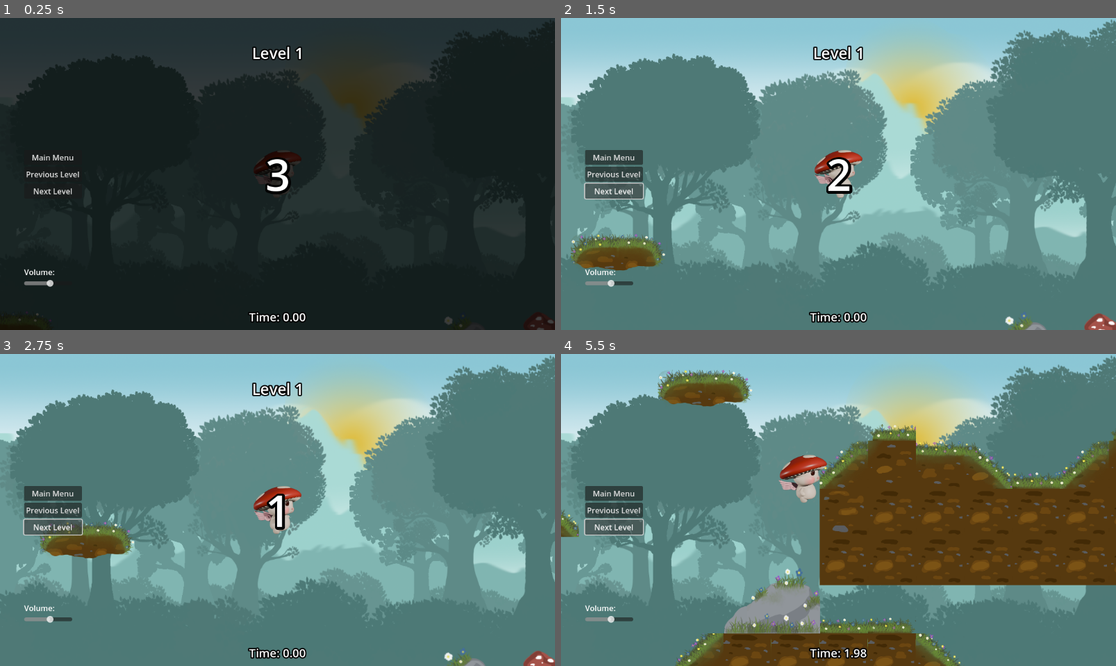
Above: before the commit, frames 1-4 (two rows, left to right).
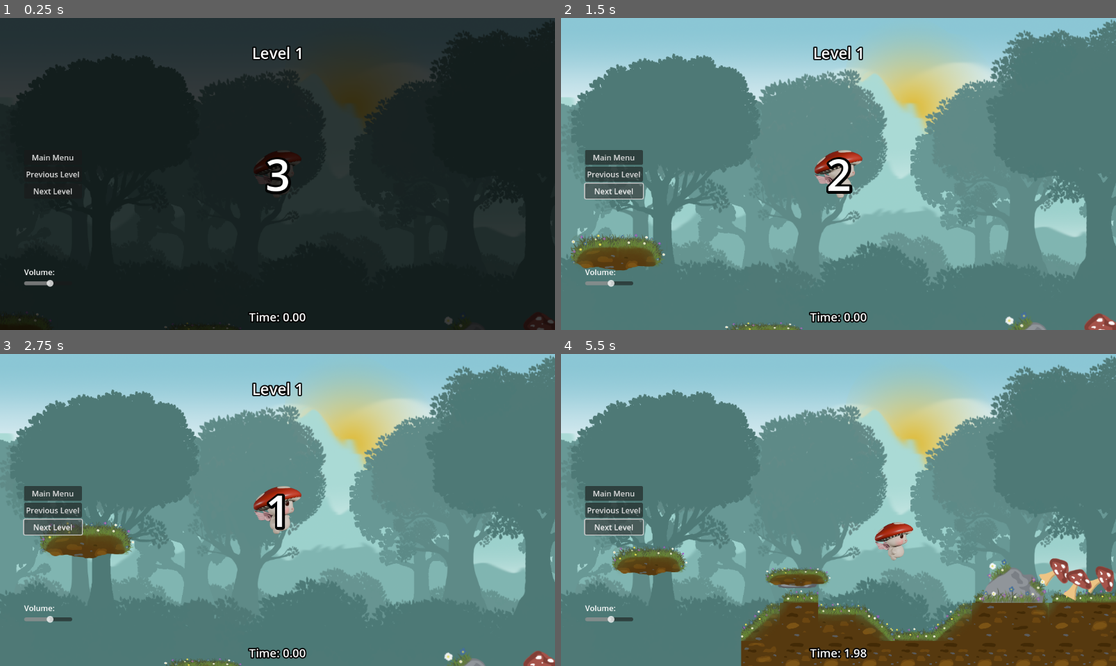
Above: after the commit, the same moments.

Repository: dustngroh/CapstoneProject
Game: Godot game, scene res://scenes/levels/main_levels/level_dustin.tscn
Two runs of this game, one before a commit and one after it. Both use one fixed random seed, a clock stepped at 60 frames per second and the inputs below. This scene is started directly instead of the project's main scene.
Inputs:
- Up to frame 1 (0.25 s): no input
- Up to frame 2 (1.5 s): click "Next Level" at 0.5 s; click "Next Level" at 1.25 s
- Up to frame 3 (2.75 s): hold Right (walk_right) from 2.03 s (still down); tap Space (jump) at 2.27 s
- Up to frame 4 (5.5 s): tap Space (jump) at 3.02, 4.52, 5.27 s; release Right (walk_right) at 3.53 s; hold Left (walk_left) 3.53-4.28 s; hold Right (walk_right) from 4.28 s (still down)

The runs differ from the first frame. In frame 1, less than 0.1% of the frame differs, in the area x 29-42%, y 97-100%; in frame 2, 0.2%; in frame 3, 0.2%; in frame 4, 39%, in the area x 0-100%, y 5-100%.

Commit message:
Add zoom out to spring, adjust backgrounds.

Diff:
--- a/run-game/scenes/common/win_zone.tscn
+++ b/run-game/scenes/common/win_zone.tscn
@@ -1,7 +1,6 @@
-[gd_scene load_steps=6 format=3 uid="uid://c7dcnp2hndaih"]
+[gd_scene load_steps=5 format=3 uid="uid://c7dcnp2hndaih"]
 
 [ext_resource type="Script" path="res://scenes/common/win_zone.gd" id="1_0al2t"]
-[ext_resource type="Texture2D" uid="uid://c8j24cl2brs3l" path="res://assets/2d_lights_and_shadows_neutral_point_light.webp" id="2_agaxc"]
 [ext_resource type="AudioStream" uid="uid://ra844fxnxhaw" path="res://assets/audio/sounds/powerUp.wav" id="3_gkwv2"]
 [ext_resource type="TileSet" uid="uid://bdaudv74wslo5" path="res://assets/level/test_tiles.tres" id="4_4v4b1"]
 
@@ -15,12 +14,6 @@
 position = Vector2(102.5, 70.5)
 shape = SubResource("RectangleShape2D_hto0b")
 
-[node name="PointLight2D" type="PointLight2D" parent="."]
-position = Vector2(104, 70)
-color = Color(0.709804, 0.690196, 1, 1)
-energy = 0.5
-texture = ExtResource("2_agaxc")
-
 [node name="AudioStreamPlayer" type="AudioStreamPlayer" parent="."]
 stream = ExtResource("3_gkwv2")
 
--- a/run-game/scenes/entities/characters/player/character_body_2d.gd
+++ b/run-game/scenes/entities/characters/player/character_body_2d.gd
@@ -27,6 +27,7 @@
 # Camera
 @export var zoom_in_factor = 1.5
 @export var zoom_in_duration = 3.0
+var zooming = false
 var active_tween: Tween = null
 
 # Recording
@@ -184,6 +185,40 @@
 	active_tween = create_tween()
 	active_tween.tween_property($Camera2D, "zoom", Vector2(1, 1), 0.5)
 
+# Function to zoom out the camera when bouncing on spring
+func zoom_out_effect():
+	if not zooming:
+		zooming = true
+		if active_tween:
+			active_tween.kill()
+		# Zoom out the camera smoothly
+		active_tween = create_tween()
+		active_tween.tween_property($Camera2D, "zoom", Vector2(0.7, 0.7), 0.8)
+		#$Camera2D.zoom = Vector2(0.5, 0.5)
+		#await get_tree().create_timer(1.5).timeout
+		#$Camera2D.zoom = Vector2(1, 1)
+		#var parallax = get_parent().get_node("Parallax2D")
+		#if parallax:
+			#var viewport_size = get_viewport().size
+			#active_tween.tween_property(parallax, "screen_offset", Vector2(-0.5 * viewport_size.x, -0.5 * viewport_size.y), 0.5)
+			#active_tween.tween_property(parallax, "scale", Vector2(2, 2), 0.5)
+			#active_tween.tween_property(parallax, "", Vector2(2, 2), 0.5)
+
+		# Then zoom back in
+		await(active_tween.finished)
+		zoom_in_effect()
+
+# Function to zoom back in when bouncing on spring
+func zoom_in_effect():
+	if active_tween:
+		active_tween.kill()
+	# Zoom back in slowly
+	active_tween = create_tween()
+	active_tween.tween_property($Camera2D, "zoom", Vector2(1, 1), 2.0)
+
+	zooming = false
+
+
 # Function to record one final location and stop recording
 func end_recording():
 	if recording:
--- a/run-game/scenes/entities/structures/spring.gd
+++ b/run-game/scenes/entities/structures/spring.gd
@@ -12,4 +12,5 @@
 	if body.is_in_group("player"):  # Make sure it's the player
 		var player = body as CharacterBody2D
 		player.velocity.y = bounce_force
+		player.zoom_out_effect()
 		spring_sprite.play()
--- a/run-game/scenes/levels/BaseLevel.tscn
+++ b/run-game/scenes/levels/BaseLevel.tscn
@@ -1,11 +1,9 @@
-[gd_scene load_steps=12 format=3 uid="uid://ds5twxhi7yq7j"]
+[gd_scene load_steps=10 format=3 uid="uid://ds5twxhi7yq7j"]
 
 [ext_resource type="Script" path="res://scenes/levels/base_level.gd" id="1_3y0r6"]
 [ext_resource type="PackedScene" uid="uid://bh68ke5pd617u" path="res://scenes/entities/characters/player/character_body_2d.tscn" id="2_qdxsp"]
 [ext_resource type="PackedScene" uid="uid://c7dcnp2hndaih" path="res://scenes/common/win_zone.tscn" id="2_yau4l"]
 [ext_resource type="PackedScene" uid="uid://coopu6svniep4" path="res://scenes/common/touch_controls.tscn" id="4_iqqkr"]
-[ext_resource type="Texture2D" uid="uid://ob535jmd8i2a" path="res://assets/level/backgrounds/level bkgd trees night.png" id="6_ybrnv"]
-[ext_resource type="Texture2D" uid="uid://hximtx50slo3" path="res://assets/level/backgrounds/level bkgd grass night.png" id="7_ja628"]
 [ext_resource type="PackedScene" uid="uid://dg7278bc2g4bx" path="res://scenes/common/admin_controls.tscn" id="8_nyb32"]
 [ext_resource type="TileSet" uid="uid://kgj2kuo4olk6" path="res://assets/level/forest_tile_set.tres" id="9_k7avm"]
 [ext_resource type="Texture2D" uid="uid://c1cin2yom3816" path="res://assets/level/backgrounds/level1.png" id="10_2cqki"]
@@ -20,12 +18,26 @@
 touch_controls_scene = ExtResource("4_iqqkr")
 
 [node name="Parallax2D" type="Parallax2D" parent="."]
+visible = false
 scroll_scale = Vector2(0, 0)
 
 [node name="Sprite2D" type="Sprite2D" parent="Parallax2D"]
 scale = Vector2(1.3, 1.3)
 texture = ExtResource("10_2cqki")
 centered = false
+
+[node name="LevelBackground" type="ParallaxBackground" parent="."]
+scroll_ignore_camera_zoom = true
+
+[node name="ParallaxLayer" type="ParallaxLayer" parent="LevelBackground"]
+motion_scale = Vector2(0, 0)
+
+[node name="Sprite2D" type="Sprite2D" parent="LevelBackground/ParallaxLayer"]
+texture = ExtResource("10_2cqki")
+centered = false
+
+[node name="DynamicBackground" parent="LevelBackground" instance=ExtResource("10_2tsbk")]
+top_level = true
 
 [node name="Timer" type="Timer" parent="."]
 
@@ -38,34 +50,6 @@
 [node name="CollisionShape2D" type="CollisionShape2D" parent="BottomWorldBorder"]
 shape = SubResource("WorldBoundaryShape2D_16w4h")
 
-[node name="ParallaxBackground" type="ParallaxBackground" parent="."]
-visible = false
-follow_viewport_enabled = true
-
-[node name="Background" type="ParallaxLayer" parent="ParallaxBackground"]
-
-[node name="Sprite2D" type="Sprite2D" parent="ParallaxBackground/Background"]
-texture = ExtResource("10_2cqki")
-centered = false
-
-[node name="Trees" type="ParallaxLayer" parent="ParallaxBackground"]
-visible = false
-motion_scale = Vector2(0.2, 0.2)
-
-[node name="Sprite2D" type="Sprite2D" parent="ParallaxBackground/Trees"]
-scale = Vector2(0.994, 0.994)
-texture = ExtResource("6_ybrnv")
-centered = false
-
-[node name="Grass" type="ParallaxLayer" parent="ParallaxBackground"]
-visible = false
-motion_scale = Vector2(0.5, 0)
-
-[node name="Sprite2D" type="Sprite2D" parent="ParallaxBackground/Grass"]
-scale = Vector2(1.575, 1.575)
-texture = ExtResource("7_ja628")
-centered = false
-
 [node name="WinZone" parent="." instance=ExtResource("2_yau4l")]
 
 [node name="BaseTileMap" type="TileMapLayer" parent="."]
@@ -73,6 +57,7 @@
 tile_set = ExtResource("9_k7avm")
 
 [node name="DynamicBackground" parent="." instance=ExtResource("10_2tsbk")]
+top_level = true
 
 [connection signal="body_entered" from="BottomWorldBorder" to="." method="_on_bottom_world_border_body_entered"]
 [connection signal="win" from="WinZone" to="." method="_on_win_zone_win"]
--- a/run-game/scenes/levels/base_level.gd
+++ b/run-game/scenes/levels/base_level.gd
@@ -93,8 +93,10 @@
 
 
 func resize_background():
+	#var background_sprite = $Parallax2D/Sprite2D
+	var background_sprite = $LevelBackground/ParallaxLayer/Sprite2D
 	var screen_size = get_viewport().get_visible_rect().size
-	var texture_size = $Parallax2D/Sprite2D.texture.get_size()
+	var texture_size = background_sprite.texture.get_size()
 
 	# First: scale by Y to maintain aspect ratio
 	var scale_y = screen_size.y / texture_size.y
@@ -104,9 +106,9 @@
 	if scaled_width < screen_size.x:
 		# Scale by X instead
 		var scale_x = screen_size.x / texture_size.x
-		$Parallax2D/Sprite2D.scale = Vector2(scale_x, scale_x)
+		background_sprite.scale = Vector2(scale_x, scale_x)
 	else:
-		$Parallax2D/Sprite2D.scale = Vector2(scale_y, scale_y)
+		background_sprite.scale = Vector2(scale_y, scale_y)
 
 
 func update_timer_display():
--- a/run-game/scenes/levels/main_levels/level_1.tscn
+++ b/run-game/scenes/levels/main_levels/level_1.tscn
@@ -1,22 +1,17 @@
-[gd_scene load_steps=7 format=4 uid="uid://jco3g4ho4nea"]
+[gd_scene load_steps=5 format=4 uid="uid://jco3g4ho4nea"]
 
 [ext_resource type="PackedScene" uid="uid://ds5twxhi7yq7j" path="res://scenes/levels/BaseLevel.tscn" id="1_x5cf2"]
 [ext_resource type="TileSet" uid="uid://bdaudv74wslo5" path="res://assets/level/test_tiles.tres" id="2_h5ykl"]
-[ext_resource type="Texture2D" uid="uid://cg73lifu0b6gc" path="res://assets/level/backgrounds/level bkgd trees demo.png" id="3_x5tvq"]
 [ext_resource type="PackedScene" uid="uid://crlmo14rtbpw2" path="res://scenes/entities/items/speed_boost_item.tscn" id="3_x7g4m"]
-[ext_resource type="Texture2D" uid="uid://cx18ump3aw16" path="res://assets/level/backgrounds/level bkgd grass demo.png" id="4_nc4o4"]
 [ext_resource type="PackedScene" uid="uid://vih42f7l4t7b" path="res://scenes/entities/structures/spring.tscn" id="7_u76kl"]
 
 [node name="Level1" instance=ExtResource("1_x5cf2")]
 
-[node name="SpawnPoint" parent="." index="2"]
+[node name="DynamicBackground" parent="LevelBackground" index="1"]
+start_color = Color(1, 0.701961, 0.4, 1)
+
+[node name="SpawnPoint" parent="." index="3"]
 position = Vector2(254.657, 782.622)
-
-[node name="Sprite2D" parent="ParallaxBackground/Trees" index="0"]
-texture = ExtResource("3_x5tvq")
-
-[node name="Sprite2D" parent="ParallaxBackground/Grass" index="0"]
-texture = ExtResource("4_nc4o4")
 
 [node name="OldMap" type="TileMapLayer" parent="." index="5"]
 tile_map_data = PackedByteArray("AAAJABwAAAAAAAkAAgAJABsAAAAAAAkAAgAJABoAAAAAAAkAAgAJABkAAAAAAAkAAgAJABgAAAAAAAkAAgAJAB …(58000 unchanged characters)…
--- a/run-game/scenes/levels/main_levels/level_2.tscn
+++ b/run-game/scenes/levels/main_levels/level_2.tscn
@@ -11,7 +11,13 @@
 [node name="Sprite2D" parent="Parallax2D" index="0"]
 texture = ExtResource("2_m8ppy")
 
-[node name="SpawnPoint" parent="." index="2"]
+[node name="Sprite2D" parent="LevelBackground/ParallaxLayer" index="0"]
+texture = ExtResource("2_m8ppy")
+
+[node name="DynamicBackground" parent="LevelBackground" index="1"]
+end_color = Color(1, 0.501961, 0.301961, 1)
+
+[node name="SpawnPoint" parent="." index="3"]
 position = Vector2(367.569, 614.941)
 
 [node name="OldMap" type="TileMapLayer" parent="." index="5"]
--- a/run-game/scenes/levels/main_levels/level_3.tscn
+++ b/run-game/scenes/levels/main_levels/level_3.tscn
@@ -1,9 +1,8 @@
-[gd_scene load_steps=6 format=4 uid="uid://il6lmkbwu62k"]
+[gd_scene load_steps=5 format=4 uid="uid://il6lmkbwu62k"]
 
 [ext_resource type="PackedScene" uid="uid://ds5twxhi7yq7j" path="res://scenes/levels/BaseLevel.tscn" id="1_fgr6e"]
 [ext_resource type="Texture2D" uid="uid://x4ibb3vrvfx2" path="res://assets/level/backgrounds/level3.png" id="2_g2aj3"]
 [ext_resource type="TileSet" uid="uid://cpgcav0o3xltg" path="res://scenes/levels/test_levels/test_tile_set.tres" id="2_ulylh"]
-[ext_resource type="Texture2D" uid="uid://da06vysvw5e7s" path="res://assets/level/backgrounds/set2_background.png" id="4_jt047"]
 [ext_resource type="PackedScene" uid="uid://crlmo14rtbpw2" path="res://scenes/entities/items/speed_boost_item.tscn" id="4_wvpn8"]
 
 [node name="Level3" instance=ExtResource("1_fgr6e")]
@@ -12,7 +11,13 @@
 [node name="Sprite2D" parent="Parallax2D" index="0"]
 texture = ExtResource("2_g2aj3")
 
-[node name="SpawnPoint" parent="." index="2"]
+[node name="Sprite2D" parent="LevelBackground/ParallaxLayer" index="0"]
+texture = ExtResource("2_g2aj3")
+
+[node name="DynamicBackground" parent="LevelBackground" index="1"]
+end_color = Color(0.5, 0.5, 0.7, 1)
+
+[node name="SpawnPoint" parent="." index="3"]
 position = Vector2(-1504.69, 839.066)
 
 [node name="OldMap" type="TileMapLayer" parent="." index="4"]
@@ -27,9 +32,6 @@
 text = "Level 3
 Good luck this one's hard"
 
-[node name="Sprite2D" parent="ParallaxBackground/Background" index="0"]
-texture = ExtResource("4_jt047")
-
 [node name="SpeedBoostItem" parent="." index="7" instance=ExtResource("4_wvpn8")]
 position = Vector2(-586.083, 1033.14)
 
--- a/run-game/scenes/levels/main_levels/level_4.tscn
+++ b/run-game/scenes/levels/main_levels/level_4.tscn
@@ -12,7 +12,13 @@
 [node name="Sprite2D" parent="Parallax2D" index="0"]
 texture = ExtResource("2_mvvt6")
 
-[node name="SpawnPoint" parent="." index="2"]
+[node name="Sprite2D" parent="LevelBackground/ParallaxLayer" index="0"]
+texture = ExtResource("2_mvvt6")
+
+[node name="DynamicBackground" parent="LevelBackground" index="1"]
+end_color = Color(0.2, 0.2, 0.4, 1)
+
+[node name="SpawnPoint" parent="." index="3"]
 position = Vector2(684.873, 752.449)
 
 [node name="OldMap" type="TileMapLayer" parent="." index="4"]
@@ -46,9 +52,6 @@
 Congratulations
 Real levels will be more diffcult and strictly for players 13+  sorry"
 
-[node name="Sprite2D" parent="ParallaxBackground/Background" index="0"]
-visible = false
-
 [node name="WinZone" parent="." index="13"]
 position = Vector2(2643, 801)
 
--- a/run-game/scenes/levels/main_levels/level_dustin.tscn
+++ b/run-game/scenes/levels/main_levels/level_dustin.tscn
@@ -1,7 +1,6 @@
-[gd_scene load_steps=11 format=4 uid="uid://bd1gvporen5pu"]
+[gd_scene load_steps=10 format=4 uid="uid://bd1gvporen5pu"]
 
 [ext_resource type="PackedScene" uid="uid://ds5twxhi7yq7j" path="res://scenes/levels/BaseLevel.tscn" id="1_mebee"]
-[ext_resource type="Texture2D" uid="uid://43uwuj1ws4ib" path="res://assets/level/backgrounds/level bkgd sunset.jpg" id="2_6lvoq"]
 [ext_resource type="PackedScene" uid="uid://vih42f7l4t7b" path="res://scenes/entities/structures/spring.tscn" id="2_suynj"]
 [ext_resource type="PackedScene" uid="uid://dtmh8cbliqh6j" path="res://scenes/entities/structures/MovingPlatform.tscn" id="4_lfcke"]
 [ext_resource type="PackedScene" uid="uid://bt17csp8a4hyi" path="res://scenes/entities/obstacles/mushroom_object.tscn" id="5_0p103"]
@@ -13,16 +12,11 @@
 
 [node name="LevelDustin" instance=ExtResource("1_mebee")]
 
-[node name="Sprite2D" parent="ParallaxBackground/Background" index="0"]
-position = Vector2(1920, 998)
-scale = Vector2(2, 1.849)
-texture = ExtResource("2_6lvoq")
-
 [node name="WinZone" parent="." index="5"]
 position = Vector2(2654, 262)
 
 [node name="Spring" parent="." index="6" instance=ExtResource("2_suynj")]
-position = Vector2(264, 910)
+position = Vector2(-167, 262)
 
 [node name="Spring2" parent="." index="7" instance=ExtResource("2_suynj")]
 position = Vector2(4532, -82)
--- a/run-game/scenes/levels/test_levels/level_1.tscn
+++ b/run-game/scenes/levels/test_levels/level_1.tscn
@@ -13,7 +13,7 @@
 offset_bottom = 527.0
 texture = ExtResource("2_nhcsw")
 
-[node name="SpawnPoint" parent="." index="3"]
+[node name="SpawnPoint" parent="." index="4"]
 position = Vector2(138.953, 365.214)
 
 [node name="OldMap" type="TileMapLayer" parent="." index="5"]
--- a/run-game/scenes/levels/test_levels/level_11111.tscn
+++ b/run-game/scenes/levels/test_levels/level_11111.tscn
@@ -5,7 +5,7 @@
 
 [node name="Level11111" instance=ExtResource("1_533x5")]
 
-[node name="SpawnPoint" parent="." index="2"]
+[node name="SpawnPoint" parent="." index="3"]
 position = Vector2(1131.47, -212.997)
 
 [node name="OldMap" type="TileMapLayer" parent="." index="5"]
--- a/run-game/scenes/levels/test_levels/level_2.tscn
+++ b/run-game/scenes/levels/test_levels/level_2.tscn
@@ -33,7 +33,7 @@
 scale = Vector2(0.2, 0.2)
 texture = ExtResource("2_5ngih")
 
-[node name="SpawnPoint" parent="." index="5"]
+[node name="SpawnPoint" parent="." index="6"]
 position = Vector2(191.404, 472.517)
 
 [node name="OldMap" type="TileMapLayer" parent="." index="7"]
Binary file added: run-game/assets/level_select/levelseclect.png
Not shown, added: run-game/assets/level_select/levelseclect.png.import
Not shown, changed: docs/index.pck
